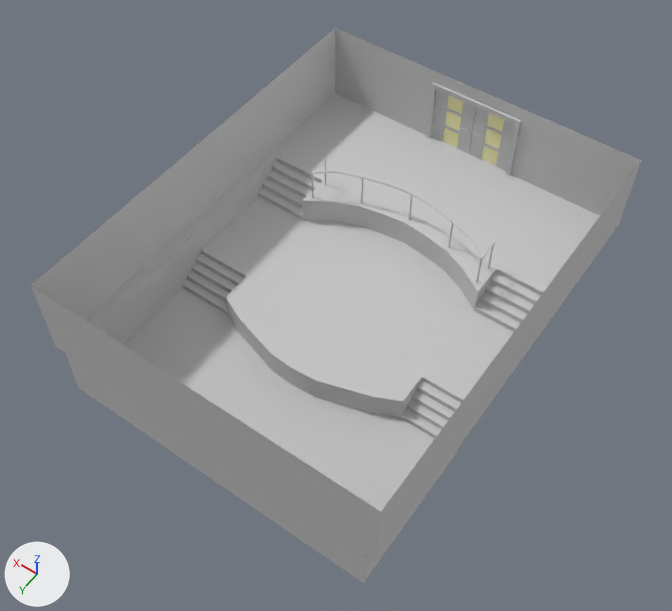
Two versions of the FBX model The Olympics/Assets/Materials/3d models/vip room/Room layout/Room.FBX, one commit apart.
Camera for both pictures: a camera (50 mm lens) standing at (-10.85, 16.03, 23.57) and looking at (-0.06, 0.92, -0.17). Arrows for +X, +Y and +Z are at lower left; the lights stay in place. Where no turn or scale is listed for an object, it has been applied to the vertices. Vertices at the same position are counted once.

Objects in the first picture: 'room'.
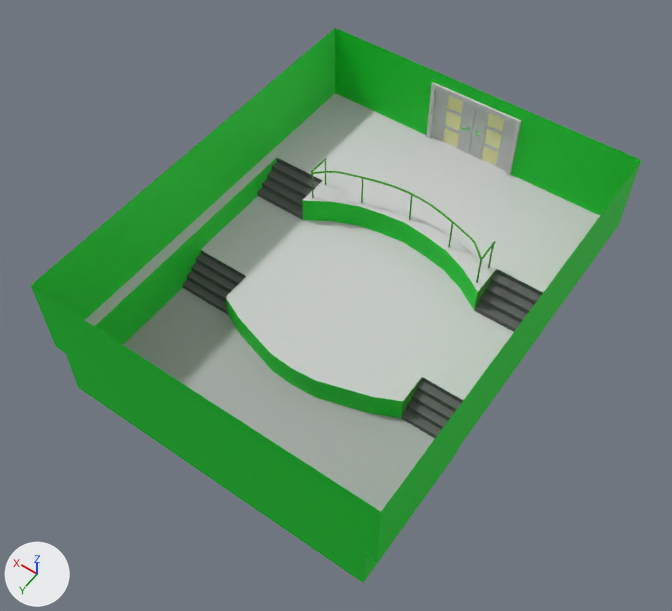
Pixel boxes (x1, y1, x2, y2) of what changed, in the pictures (672 x 611 px):
'room', recoloured: (31, 28, 641, 583) in both
part 1 of me_mesh, recoloured: (85, 82, 600, 401) in both
part 2 of me_mesh, recoloured (grey to green): (311, 158, 496, 306) in both
part 3 of me_mesh, recoloured: (401, 378, 422, 415) in both
part 4 of me_mesh, recoloured: (474, 269, 543, 332) in both
part 5 of me_mesh, recoloured: (401, 377, 463, 438) in both
part 6 of me_mesh, recoloured: (258, 158, 322, 220) in both
part 7 of me_mesh, recoloured: (182, 250, 246, 315) in both
part 8 of me_mesh, recoloured: (123, 288, 435, 511) in both

The edits, one by one:
Material '08 - Default' (mat_08___default) changes colour from light grey #cacaca to green #00d52a; in linear values from (0.588, 0.588, 0.588) to (0.0, 0.663, 0.0235).
Material '02 - Default' (mat_02___default) is new.
Its base color is (0.122, 0.122, 0.122) (dark grey #626262).
Its roughness is 0.838.
Material '09 - Default' (mat_09___default) is new.
Its base color is (0.451, 0.451, 0.451) (grey #b3b3b3).
Its roughness is 0.859.
Material '07 - Default' (mat_07___default) is new.
Its base color is (0.0353, 0.298, 0.0) (green #359400).
Its roughness is 0.778.
Material '03 - Default' (mat_03___default) is new.
Its base color is (0.639, 0.639, 0.639) (light grey #d1d1d1).
Its roughness is 0.754.
me_mesh has 704 vertices, 1305 faces and spans x -6.0..6.0, y -7.5..7.5, z -2.5..2.5.
me_mesh is used by ob_room; location (0.0, -0.09, 0.5).
me_mesh part 1: 178 of the faces centred in x -5.88..5.85, y -7.48..3.32, z -1.5..2.0 switch from mat_08___default (light grey #cacaca) to mat_03___default (light grey #d1d1d1).
me_mesh part 2: 643 of the faces centred in x -3.55..3.55, y -3.47..-2.1, z -1.23..0.74 switch from mat_08___default (light grey #cacaca) to mat_07___default (green #359400).
me_mesh part 3: 8 of the faces centred in x -3.55, y 1.33..2.26, z -2.23..-1.57 switch from mat_08___default (light grey #cacaca) to mat_07___default (green #359400).
me_mesh part 4: all 18 faces centred in x -4.94..-4.25, y -3.21..-2.0, z -1.43..-0.57 switch from mat_08___default (light grey #cacaca) to mat_02___default (dark grey #626262).
me_mesh part 5: all 18 faces centred in x -4.94..-4.25, y 1.23..2.35, z -2.43..-1.57 switch from mat_08___default (light grey #cacaca) to mat_02___default (dark grey #626262).
me_mesh part 6: all 18 faces centred in x 4.25..4.94, y -3.21..-2.0, z -1.43..-0.57 switch from mat_08___default (light grey #cacaca) to mat_02___default (dark grey #626262).
me_mesh part 7: all 18 faces centred in x 4.25..4.94, y 1.23..2.35, z -2.43..-1.57 switch from mat_08___default (light grey #cacaca) to mat_02___default (dark grey #626262).
me_mesh part 8: all 11 faces centred in x -4.94..4.94, y 4.06..5.78, z -2.5 switch from mat_08___default (light grey #cacaca) to mat_09___default (grey #b3b3b3).
